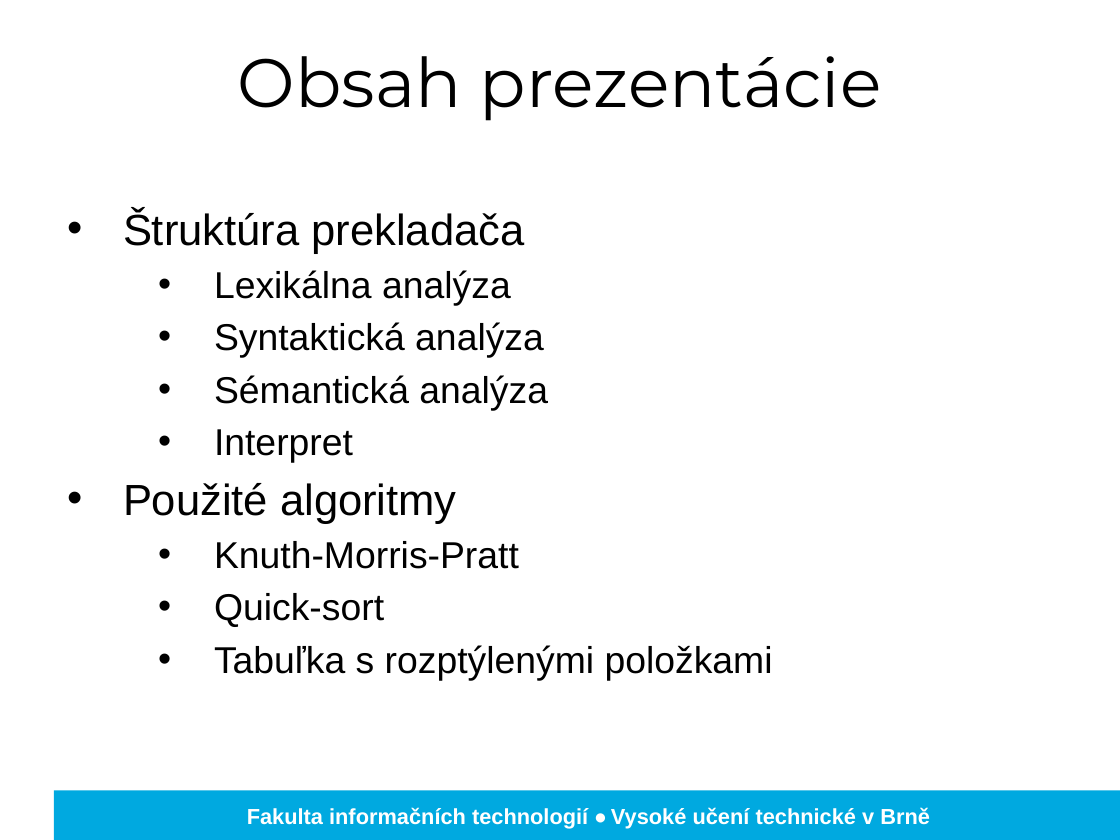
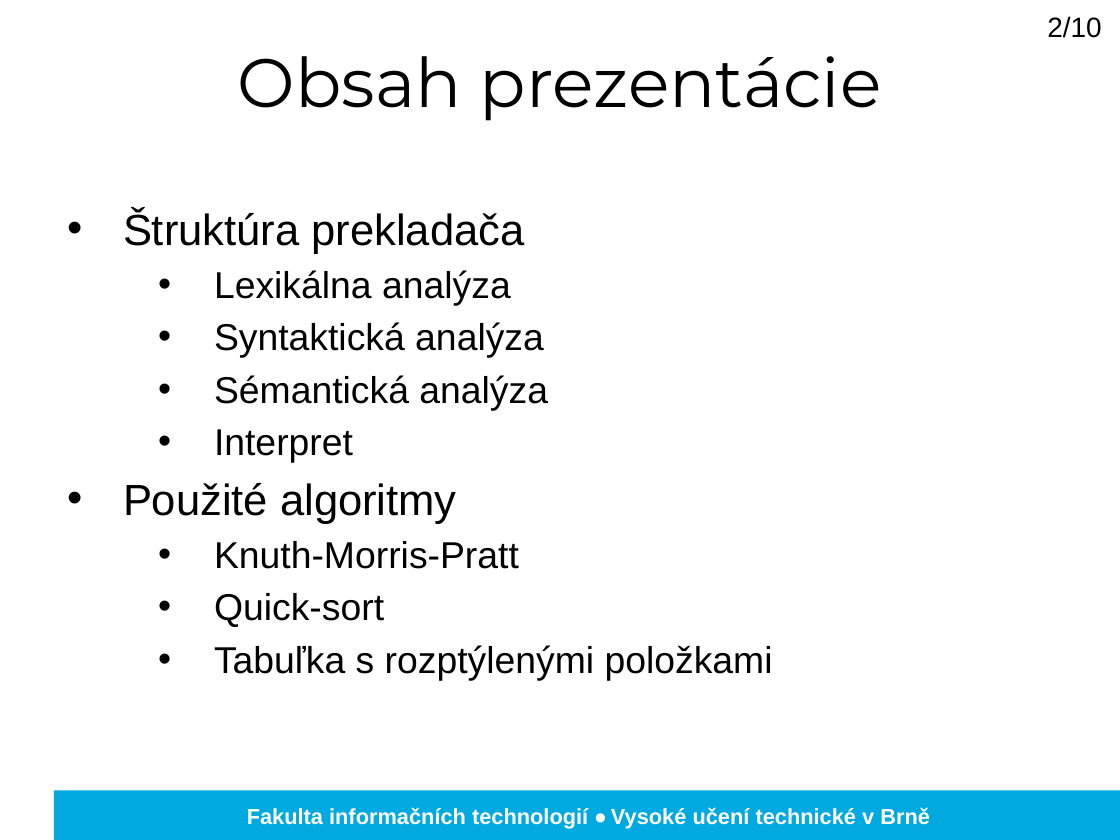
Before and after one commit to adiosnb/IFJ, a slide deck: slide 3 of doc/prezentacia.pptx. Drawn at 1120x840 pixels with LibreOffice and Linux fonts; fonts in the diff are those of the drawing; background and template pictures are left out. Boxes give left, top, right and bottom in pixels: in the first picture for what was removed or moved away, otherwise in the second. Text is boxed around its words. In the diff, an @@ line names an element or a change of style, - is before the commit and + after.

```diff
--- a/doc/prezentacia.pptx
+++ b/doc/prezentacia.pptx
@@ text added at (x1=1047, y1=16, x2=1102, y2=38), 18 pt, text #000000 @@
+2/10
```
Also in this commit, not shown: 7 other slides changed, 1 slide added, 1 slide removed.
